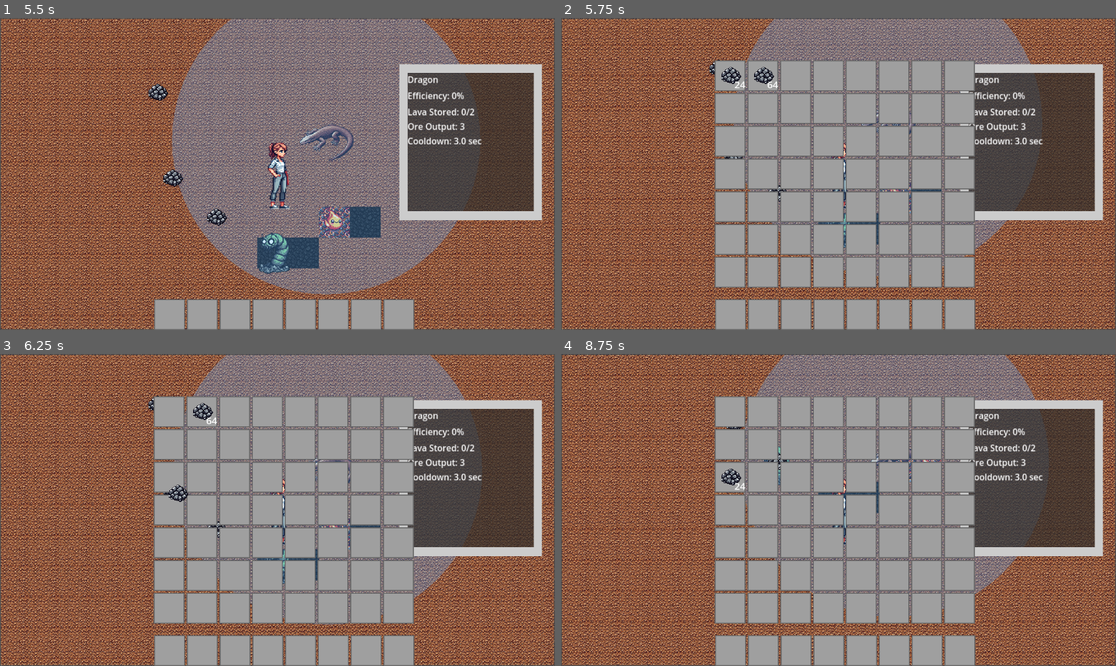
Above: before the commit, frames 1-4 (two rows, left to right).
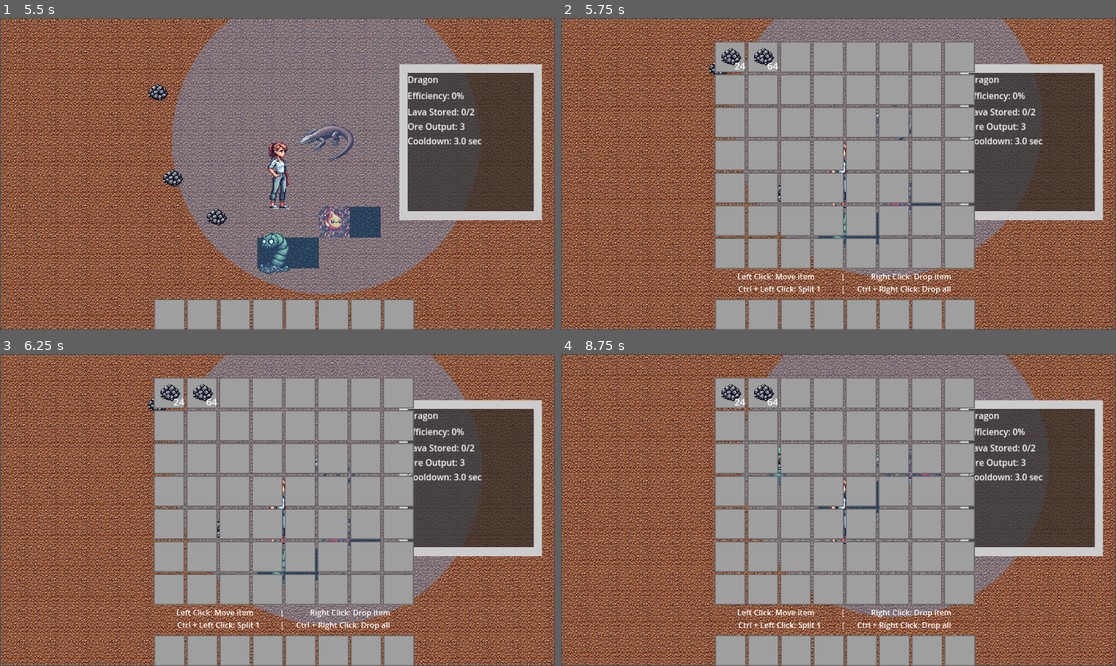
Above: after the commit, the same moments.

Repository: aaronjmcd2/ecomonster-project
Game: Godot game, scene res://scenes/Main.tscn
The game is run twice, just before and just after one commit, with the same random seed, the same clock (stepped at 60 frames per second) and the same inputs.
Inputs (mouse positions are in pixels of both pictures, inside the frame that each line leads up to):
- Up to frame 1 (5.5 s): drag from (444, 230) to (233, 220) at 0.52 s; drag from (377, 202) to (233, 220) at 1.27 s; move the mouse to (360, 170) at 2.02 s; hold Right (ui_right) 2.03-2.75 s; hold Ctrl 2.03-2.75 s; click (360, 170) at 2.17 s; drag from (172, 314) to (216, 261) at 2.77 s; drag from (199, 314) to (305, 174) at 3.52 s; drag from (233, 314) to (194, 96) at 4.27 s; move the mouse to (266, 314) at 5.02 s; hold Down (ui_down) from 5.03 s (still down); hold Ctrl from 5.03 s (still down); click (266, 314) at 5.17 s
- Up to frame 2 (5.75 s): keep holding Down (ui_down); keep holding Ctrl; tap Q (inventory_toggle) at 5.65 s
- Up to frame 3 (6.25 s): release Down (ui_down) at 5.75 s; release Ctrl at 5.75 s; drag from (166, 413) to (172, 488) at 5.77 s
- Up to frame 4 (8.75 s): drag from (760, 413) to (777, 528) at 6.52 s; drag from (794, 413) to (777, 528) at 7.27 s; move the mouse to (827, 413) at 8.02 s; hold Down (ui_down) from 8.03 s (still down); hold Ctrl from 8.03 s (still down); click (827, 413) at 8.17 s

Frame 1 is identical in both runs. In frame 2, 12% of the frame differs, in the area x 27-75%, y 7-89%; in frame 3, 12%; in frame 4, 12%.

Commit message:
Added control key for inventory.

Diff:
--- a/scenes/UI/InventoryUI.tscn
+++ b/scenes/UI/InventoryUI.tscn
@@ -54,6 +54,13 @@
 theme_override_constants/v_separation = 4
 columns = 8
 
+[node name="ControlHintLabel" type="Label" parent="MainContainer"]
+layout_mode = 2
+text = "Left Click: Move item             |             Right Click: Drop item
+Ctrl + Left Click: Split 1          |      Ctrl + Right Click: Drop all
+"
+horizontal_alignment = 1
+
 [node name="HotbarWrapper" type="Control" parent="."]
 layout_mode = 1
 anchors_preset = 7
